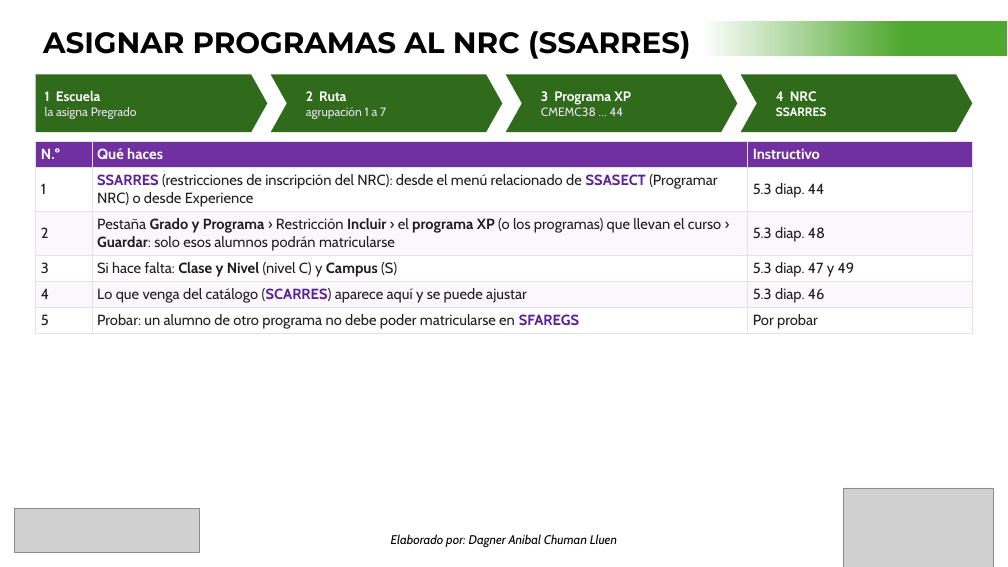
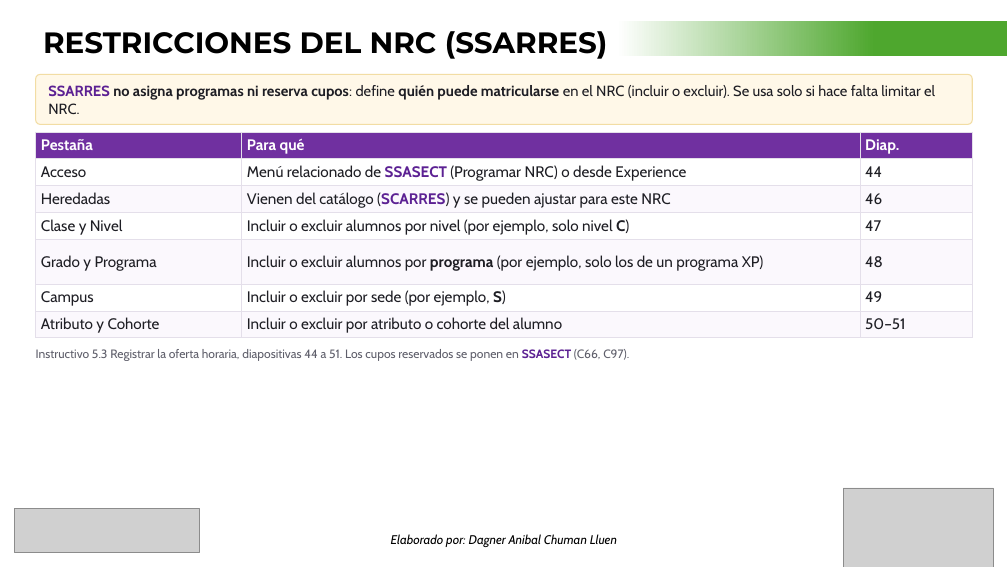
Before and after one commit to dagnerchuman/ellucian-instructivos, a slide deck: slide 12 of docs/presentaciones/RUTA DE APRENDIZAJE - INSCRIPCIÓN, NRC Y PROGRAMAS - CENTRO DE INFORMÁTICA.pptx. Drawn at 1008x567 pixels with LibreOffice and Linux fonts; fonts in the diff are those of the drawing; grey boxes stand for pictures. Boxes give left, top, right and bottom in pixels: in the first picture for what was removed or moved away, otherwise in the second. Text is boxed around its words. In the diff, an @@ line names an element or a change of style, - is before the commit and + after.

```diff
--- a/docs/presentaciones/RUTA DE APRENDIZAJE - INSCRIPCIÓN, NRC Y PROGRAMAS - CENTRO DE INFORMÁTICA.pptx
+++ b/docs/presentaciones/RUTA DE APRENDIZAJE - INSCRIPCIÓN, NRC Y PROGRAMAS - CENTRO DE INFORMÁTICA.pptx
@@ rectangle resized from (x1=702, y1=20, x2=1008, y2=57) to (x1=617, y1=20, x2=1008, y2=57) @@
@@ text at (x1=43, y1=31, x2=608, y2=59): text changed @@
-ASIGNAR PROGRAMAS AL NRC (SSARRES)
+RESTRICCIONES DEL NRC (SSARRES)
@@ pentagon arrow removed at (x1=36, y1=74, x2=267, y2=132) @@
-1 Escuela
-la asigna Pregrado
@@ rounded rectangle added at (x1=36, y1=74, x2=972, y2=124), fill #FFF8E8, outline #F2DDA4 1 pt, 14 pt, text #1E1E24 @@
+SSARRES no asigna programas ni reserva cupos: define quién puede matricularse en el NRC (incluir o excluir). Se usa solo si hace falta limitar el NRC.
@@ chevron removed at (x1=271, y1=74, x2=502, y2=132) @@
-2 Ruta
-agrupación 1 a 7
@@ chevron removed at (x1=506, y1=74, x2=737, y2=132) @@
-3 Programa XP
-CMEMC38 … 44
@@ chevron removed at (x1=741, y1=74, x2=972, y2=132) @@
-4 NRC
-SSARRES
@@ table at (x1=36, y1=132, x2=973, y2=337) @@
-row 1: N.º | Qué haces | Instructivo
-row 2: 1 | SSARRES (restricciones de inscripción del NRC): desde el menú relacionado de SSASECT (Programar NRC) o desde Experience | 5.3 diap. 44
-row 3: 2 | Pestaña Grado y Programa › Restricción Incluir › el programa XP (o los programas) que llevan el curso › Guardar: solo esos alumnos podrán matricularse | 5.3 diap. 48
-row 4: 3 | Si hace falta: Clase y Nivel (nivel C) y Campus (S) | 5.3 diap. 47 y 49
-row 5: 4 | Lo que venga del catálogo (SCARRES) aparece aquí y se puede ajustar | 5.3 diap. 46
-row 6: 5 | Probar: un alumno de otro programa no debe poder matricularse en SFAREGS | Por probar
+row 1: Pestaña | Para qué | Diap.
+row 2: Acceso | Menú relacionado de SSASECT (Programar NRC) o desde Experience | 44
+row 3: Heredadas | Vienen del catálogo (SCARRES) y se pueden ajustar para este NRC | 46
+row 4: Clase y Nivel | Incluir o excluir alumnos por nivel (por ejemplo, solo nivel C) | 47
+row 5: Grado y Programa | Incluir o excluir alumnos por programa (por ejemplo, solo los de un programa XP) | 48
+row 6: Campus | Incluir o excluir por sede (por ejemplo, S) | 49
+row 7: Atributo y Cohorte | Incluir o excluir por atributo o cohorte del alumno | 50–51
@@ table resized from (x1=36, y1=141, x2=972, y2=333) to (x1=36, y1=132, x2=973, y2=337) @@
@@ text added at (x1=36, y1=349, x2=629, y2=361), 11.5 pt, text #5F5F6B @@
+Instructivo 5.3 Registrar la oferta horaria, diapositivas 44 a 51. Los cupos reservados se ponen en SSASECT (C66, C97).
```
Also in this commit, not shown: 6 other slides changed, 9 other files.
